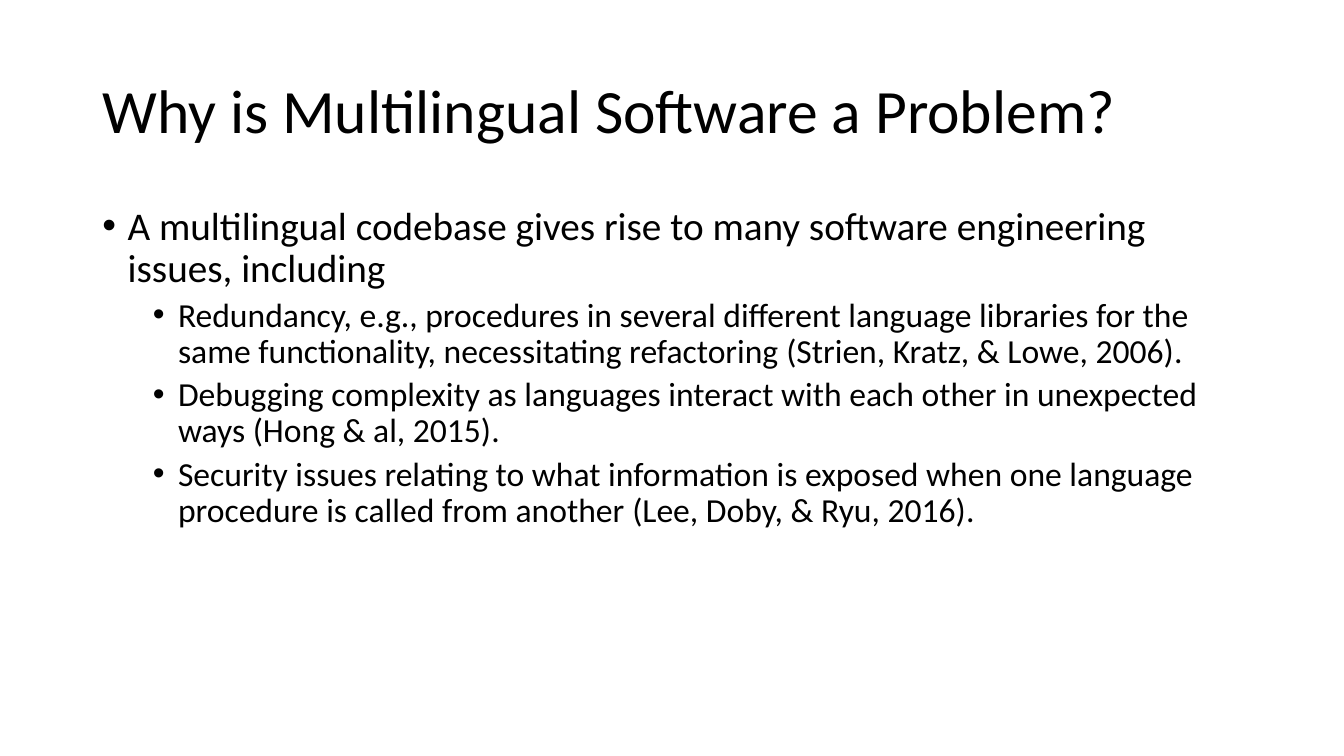
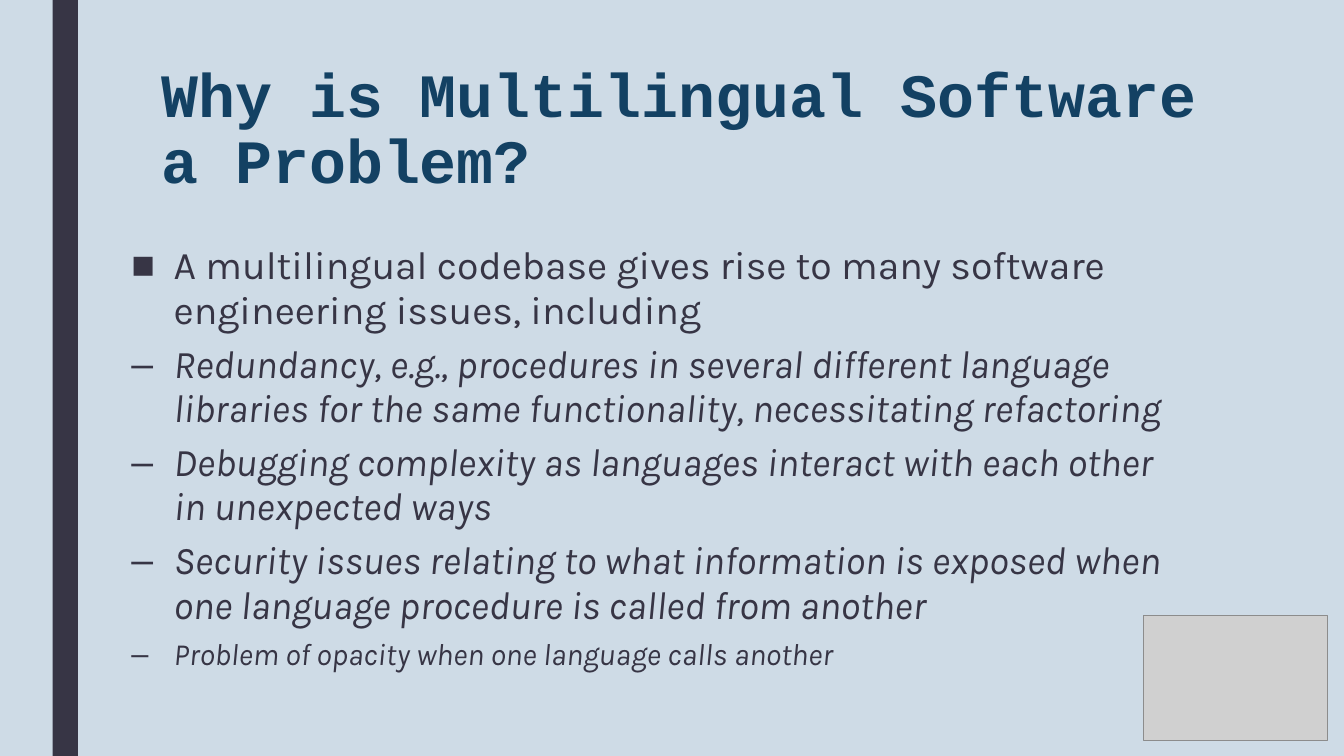
Before and after one commit to MultilingualStaticAnalysis/MLSA, a slide deck: slide 3 of Doc/LBB ICSoft2017 Slides v0.pptx. Drawn at 1344x756 pixels with LibreOffice and Linux fonts; fonts in the diff are those of the drawing; grey boxes stand for pictures. Boxes give left, top, right and bottom in pixels: in the first picture for what was removed or moved away, otherwise in the second. Text is boxed around its words. In the diff, an @@ line names an element or a change of style, - is before the commit and + after.

```diff
--- a/Doc/LBB ICSoft2017 Slides v0.pptx
+++ b/Doc/LBB ICSoft2017 Slides v0.pptx
@@ background #FFFFFF to #CEDBE6 @@
@@ rectangle added at [52, 0, 78, 756], fill #373545 @@
@@ title "Why is Multilingual Software a ...": place and size @@
-title "Why is Multilingual Software a ..." at [102, 90, 1114, 144]
+title "Why is Multilingual Software a ..." at [161, 73, 1196, 184]
@@ title "Why is Multilingual Software a ..." at [161, 73, 1196, 184]: font Calibri to Courier New, text colour #000000 to #134163, bold on; line spacing 0.9 to 0.89; vertical alignment middle to top @@
@@ text "A multilingual codebase gives rise ...": place and size @@
-text "A multilingual codebase gives rise ..." at [128, 212, 1197, 528]
+text "A multilingual codebase gives rise ..." at [174, 252, 1161, 673]
@@ text at [174, 252, 1104, 334]: font Calibri to Karla, text colour #000000 to #373545 in "A multilingual codebase gives rise to many ..."; bullet • to ■; line spacing 0.9 to 0.94; more space between paragraphs @@
@@ text at [174, 351, 1161, 673]: text changed; size 24 to 28 pt; font Calibri to Karla; text colour #000000 to #373545; italic on @@
-  • Redundancy, e.g., procedures in several different language libraries for the same functionality, necessitating refactoring (Strien, Kratz, & Lowe, 2006).
-  • Debugging complexity as languages interact with each other in unexpected ways (Hong & al, 2015).
-  • Security issues relating to what information is exposed when one language procedure is called from another (Lee, Doby, & Ryu, 2016).
+  – Redundancy, e.g., procedures in several different language libraries for the same functionality, necessitating refactoring
+  – Debugging complexity as languages interact with each other in unexpected ways
+  – Security issues relating to what information is exposed when one language procedure is called from another
+              – Problem of opacity when one language calls another
@@ picture added at [1144, 616, 1328, 741] @@
```
Also in this commit, not shown: 15 other slides changed, 6 other files.
